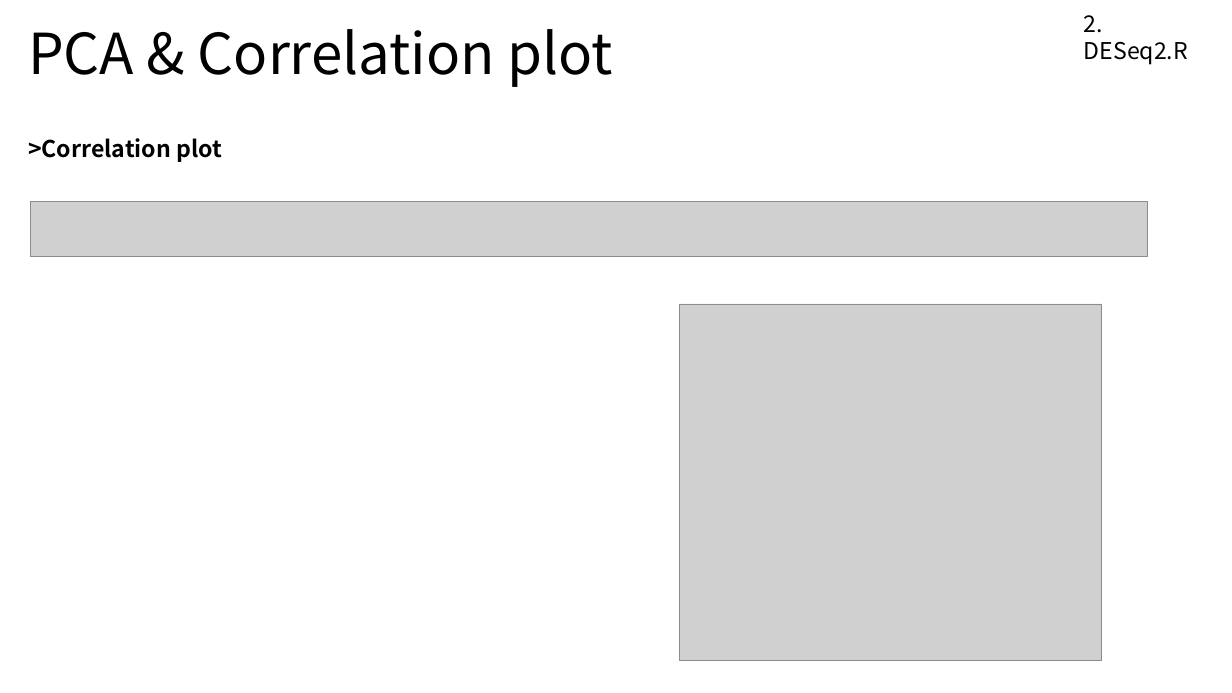
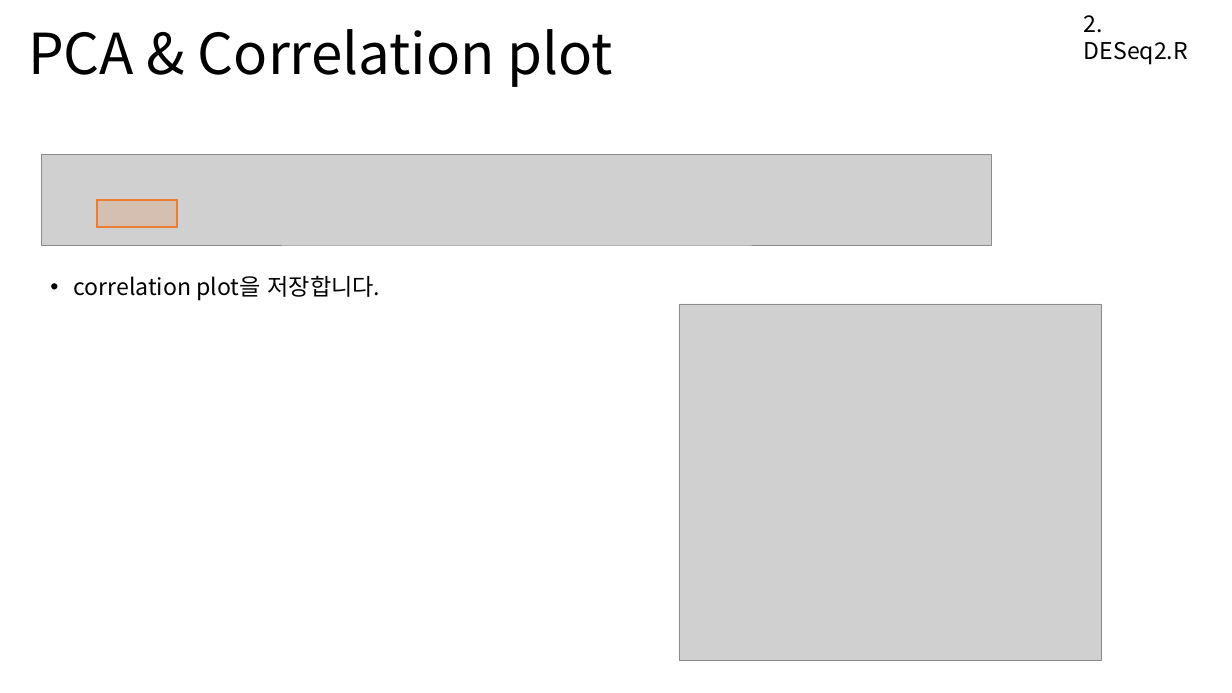
Before and after one commit to Khreat0205/Education_BulkRNAseq, a slide deck: slide 35 of Presentation/2. DESeq2 (수정).pptx. Drawn at 1232x693 pixels with LibreOffice and Linux fonts; fonts in the diff are those of the drawing; grey boxes stand for pictures. Boxes give left, top, right and bottom in pixels: in the first picture for what was removed or moved away, otherwise in the second. Text is boxed around its words. In the diff, an @@ line names an element or a change of style, - is before the commit and + after.

```diff
--- a/Presentation/2. DESeq2 (수정).pptx
+++ b/Presentation/2. DESeq2 (수정).pptx
@@ picture added at bbox=[41, 155, 992, 246] @@
@@ picture removed at bbox=[30, 201, 1148, 256] @@
@@ rectangle added at bbox=[97, 200, 177, 227], fill #ED7D31 at 20% opacity, outline #ED7D31 2 pt @@
@@ text at bbox=[73, 275, 381, 301]: text changed; bold off @@
->Correlation plot
+• correlation plot을 저장합니다.
```
Also in this commit, not shown: 22 other slides changed, 21 slides added, 24 slides removed, 1 other file.
